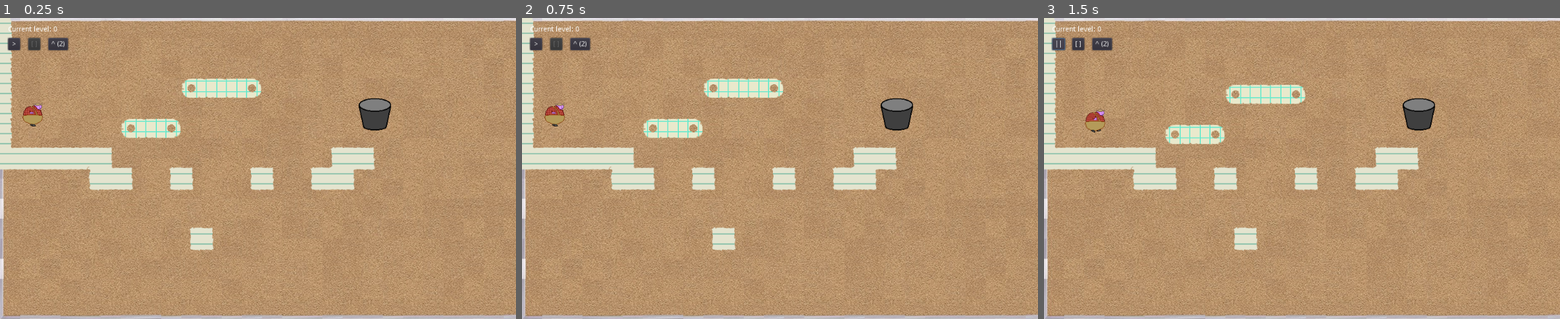
Above: before the commit, frames 1-3 (left to right).
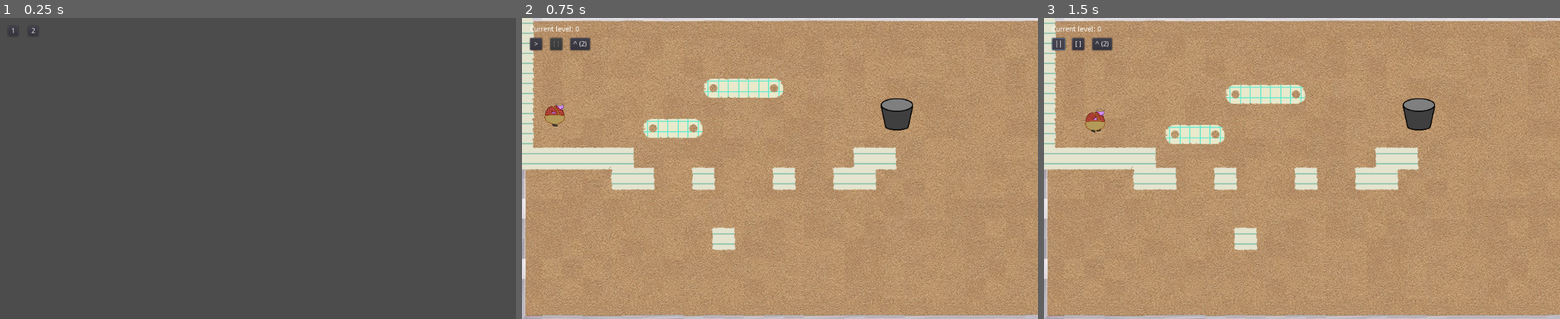
Above: after the commit, the same moments.

Repository: carsonswope/gmtk-jam
Game: Godot game, scene res://MainScene.tscn
Two runs of this game, one before a commit and one after it. Both use one fixed random seed, a clock stepped at 60 frames per second and the inputs below. The engine's default icon, where the game draws it, is replaced by a stand-in: a white triangle on a blue panel in a dark square.
Inputs (mouse positions are in pixels of both pictures, inside the frame that each line leads up to):
- Up to frame 1 (0.25 s): no input
- Up to frame 2 (0.75 s): click (537, 30) at 0.5 s, where only the run after the commit has a clickable "1"
- Up to frame 3 (1.5 s): click ">" at 1.25 s

The runs differ from the first frame. In frame 1, 99% of the frame differs, in the area x 0-100%, y 0-100%; in frame 2, nothing differs; in frame 3, nothing differs.

Commit message:
add level selector

Diff:
--- a/MainScene.gd
+++ b/MainScene.gd
@@ -51,6 +51,8 @@
 	add_child(current_level)
 	current_game_state = GameState.LEVEL_START
 	current_level.set_game_state(current_game_state)
+	toggle_game_gui_visibility(true)
+	return true
 
 func reset_save():
 	levels_solved = {}
@@ -67,7 +69,7 @@
 	load_save()
 	#reset_save() #uncomment this to reset your local save
 	session_start_time = OS.get_ticks_msec()
-	init_level(0)
+	init_main_menu()
 
 func _notification(what):
 	if what == MainLoop.NOTIFICATION_WM_QUIT_REQUEST:
@@ -86,6 +88,32 @@
 	else:
 		print('hi')
 
+func toggle_game_gui_visibility(visible : bool):
+	for item in [$gui_root/level_label, $gui_root/new_pin_button, $gui_root/play_pause_button, $gui_root/reset_button]:
+		item.visible = visible
+
+func init_main_menu():
+	toggle_game_gui_visibility(false)
+	for i in NUM_LEVELS:
+		var level_button = Button.new()
+		level_button.text = String(i+1)
+		level_button.margin_left = i * 40
+		level_button.connect("button_up", self, "_on_level_click", [i])
+		$menu_gui_root.add_child(level_button)
+
+
+func _on_level_click(lvl_idx):
+	if (init_level(lvl_idx)):
+		$menu_gui_root.queue_free()
+
+func return_to_main_menu():
+	if current_level:
+		remove_child(current_level)
+		current_level = null
+		current_level_idx = -1
+	current_game_state = GameState.MAIN_MENU
+	init_main_menu()
+
 func reset_click():
 	init_level(current_level_idx)
 
@@ -99,8 +127,8 @@
 	if current_level != null:
 		if current_level.player_out_of_bounds():
 			# reset
-			current_game_state = GameState.LEVEL_START
-			current_level.set_game_state(current_game_state)
+			init_level(current_level_idx)
+
 		# this null check shouldn't be necessary
 		#var next_level_node = current_level.get_node("NextLevel")
 		elif current_level.is_completed():
--- a/MainScene.tscn
+++ b/MainScene.tscn
@@ -47,3 +47,7 @@
 __meta__ = {
 "_edit_use_anchors_": false
 }
+
+[node name="menu_gui_root" type="Node2D" parent="."]
+pause_mode = 2
+position = Vector2( 16, 16 )
